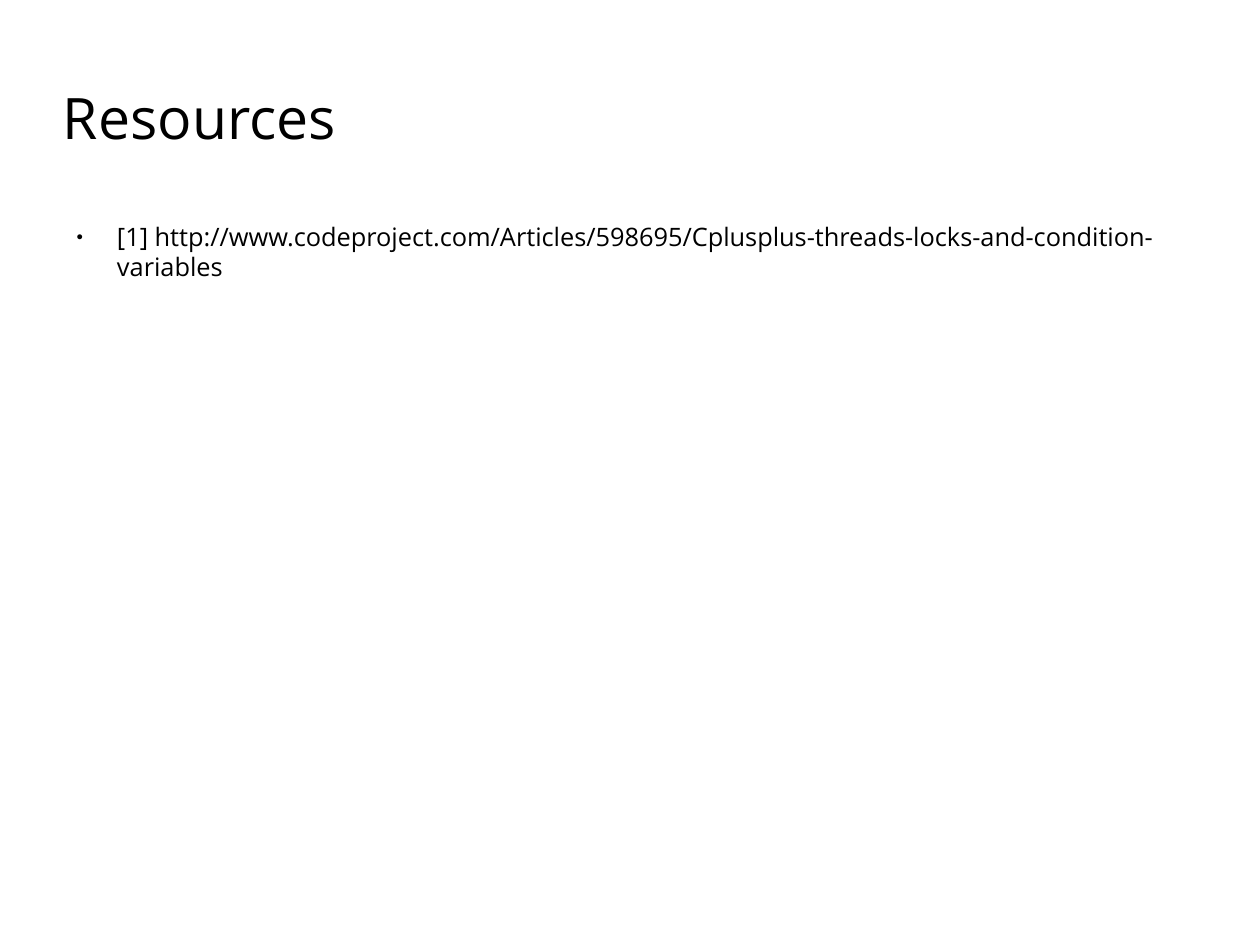
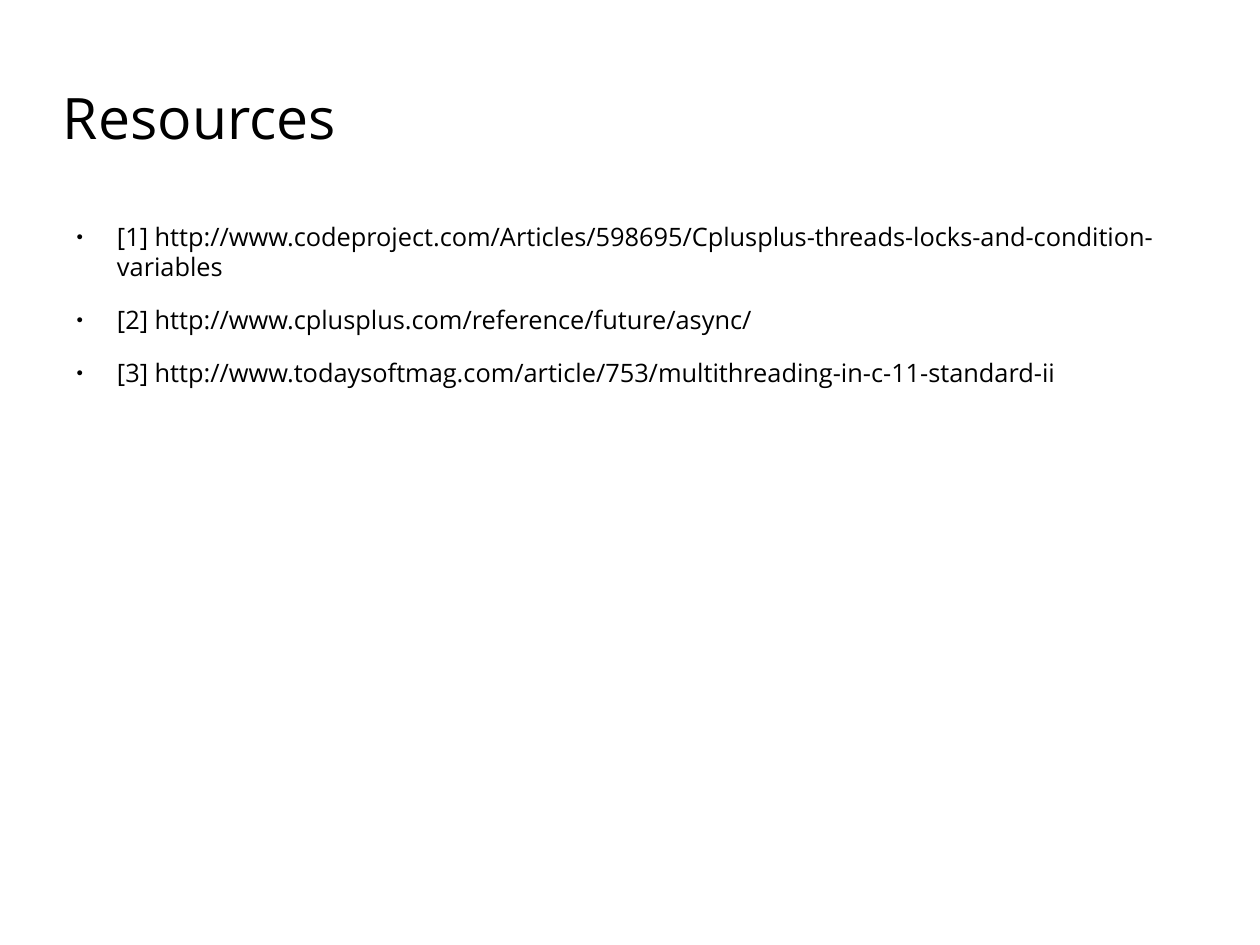
Before and after one commit to codengrow/scj, a slide deck: slide 12 of season1/episode3/c++11-concurrency.odp (slide 11 before the commit). Drawn at 1260x945 pixels with LibreOffice and Linux fonts; fonts in the diff are those of the drawing; background and template pictures are left out. Boxes give left, top, right and bottom in pixels: in the first picture for what was removed or moved away, otherwise in the second. Text is boxed around its words. In the diff, an @@ line names an element or a change of style, - is before the commit and + after.

```diff
--- a/season1/episode3/c++11-concurrency.odp
+++ b/season1/episode3/c++11-concurrency.odp
@@ text at (117, 309, 1055, 388): paragraphs added @@
+● [2] http://www.cplusplus.com/reference/future/async/
+● [3] http://www.todaysoftmag.com/article/753/multithreading-in-c-11-standard-ii
```
Also in this commit, not shown: 1 other slide changed, 4 slides added, 3 slides removed, 1 other file.
